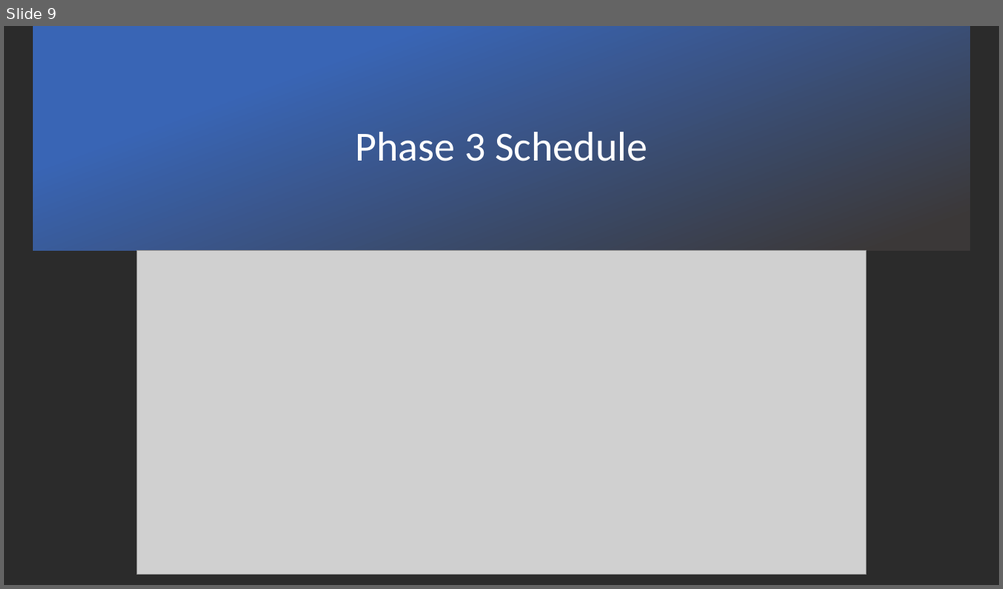
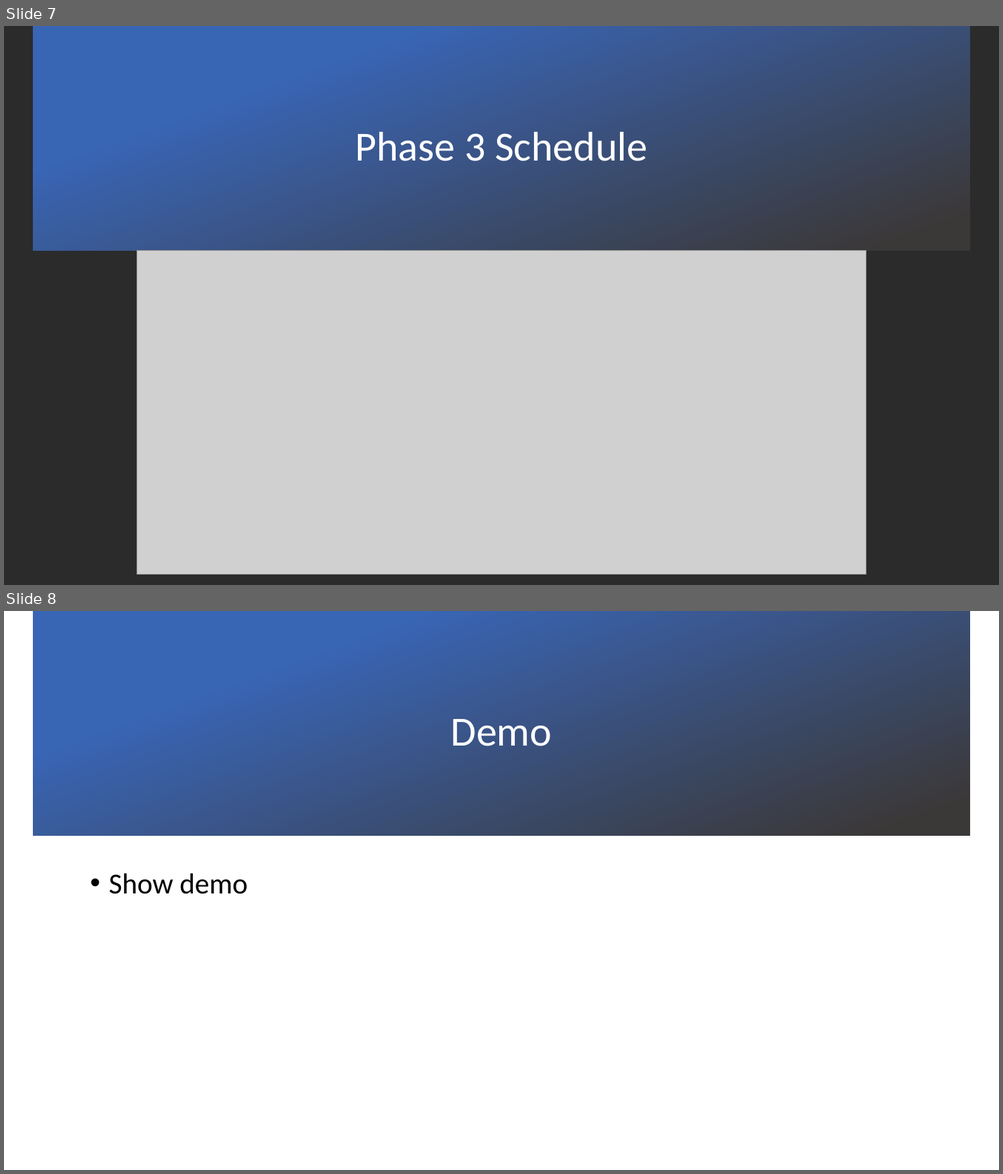
Before and after one commit to tmersch/TSO, a slide deck: documentation/Phase 2 experiments/Presentation second phase.pptx. Shown one above the other, each under a label of ours: slide 9 before the commit, slides 7 and 8 after it. The pictures are 1003x589 and 1003x1174 pixels, drawn with LibreOffice and Linux fonts; fonts in the diff are those of the drawing; grey boxes stand for pictures; background and template pictures are left out; a plain dark background stands for a picture behind light text. Boxes give left, top, right and bottom in pixels: in the first picture for what was removed or moved away, otherwise in the second. Text is boxed around its words. In the diff, an @@ line names an element or a change of style, - is before the commit and + after.

```diff
--- a/documentation/Phase 2 experiments/Presentation second phase.pptx
+++ b/documentation/Phase 2 experiments/Presentation second phase.pptx
@@ slide 8 added at bbox=[4, 611, 999, 1170], background picture (left out) @@
@@ rectangle added at bbox=[33, 611, 970, 835], fill gradient #3965B5 to #3B3838 @@
@@ title added at bbox=[451, 719, 552, 746], 40 pt, text #FFFFFF @@
+Demo
@@ text added at bbox=[109, 873, 247, 894], 28 pt, text #000000 @@
+• Show demo
@@ what was slide 9 is now slide 7 @@
```
Also in this commit, not shown: 3 slides changed, 3 other slides added, 5 slides removed.
